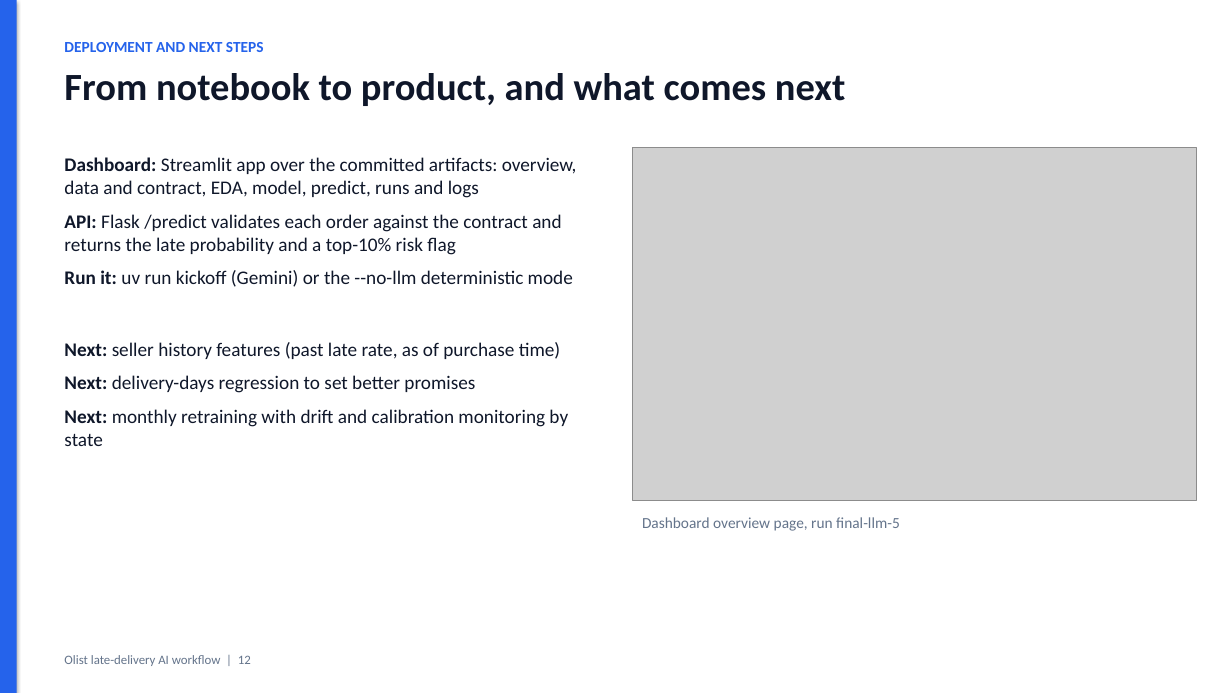
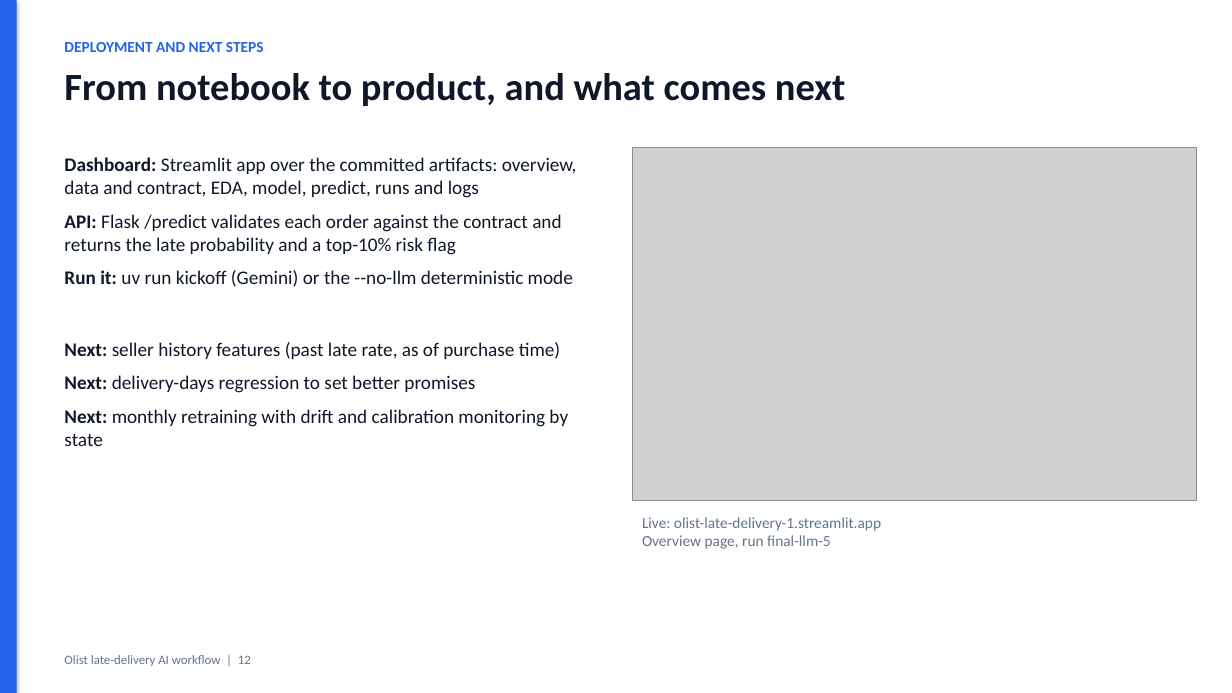
Before and after one commit to matnael332/olist-crewai-flow, a slide deck: slide 12 of docs/presentation.pptx. Drawn at 1232x693 pixels with LibreOffice and Linux fonts; fonts in the diff are those of the drawing; grey boxes stand for pictures. Boxes give left, top, right and bottom in pixels: in the first picture for what was removed or moved away, otherwise in the second. Text is boxed around its words. In the diff, an @@ line names an element or a change of style, - is before the commit and + after.

```diff
--- a/docs/presentation.pptx
+++ b/docs/presentation.pptx
@@ text at bbox=[642, 517, 881, 549]: text changed @@
-Dashboard overview page, run final-llm-5
+Live: olist-late-delivery-1.streamlit.app
+Overview page, run final-llm-5
```
Also in this commit, not shown: 1 other slide changed, 6 other files.
